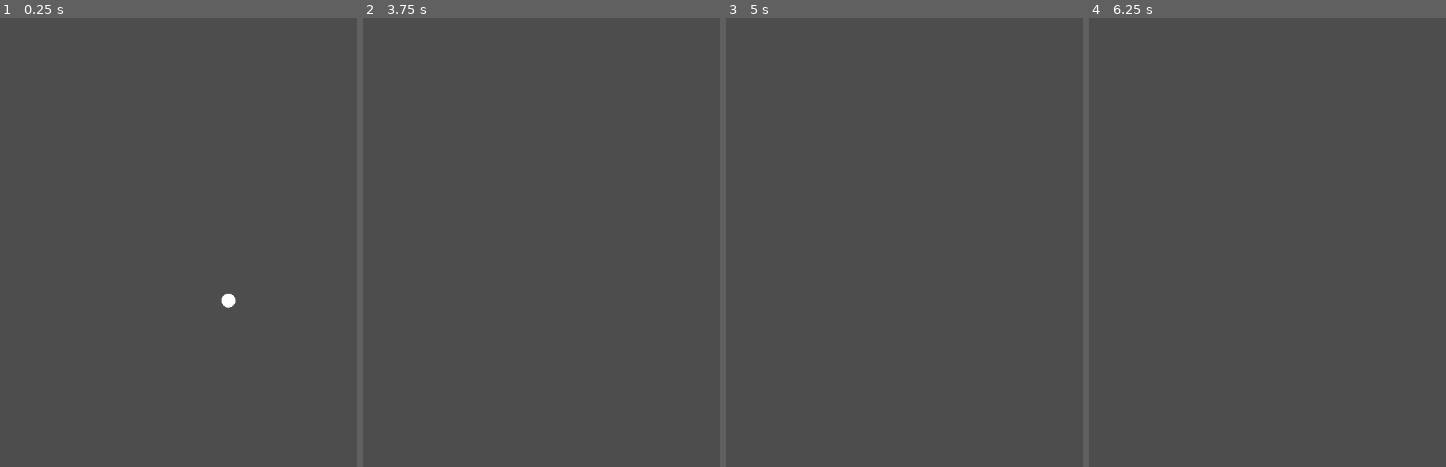
Above: before the commit, frames 1-4 (left to right).
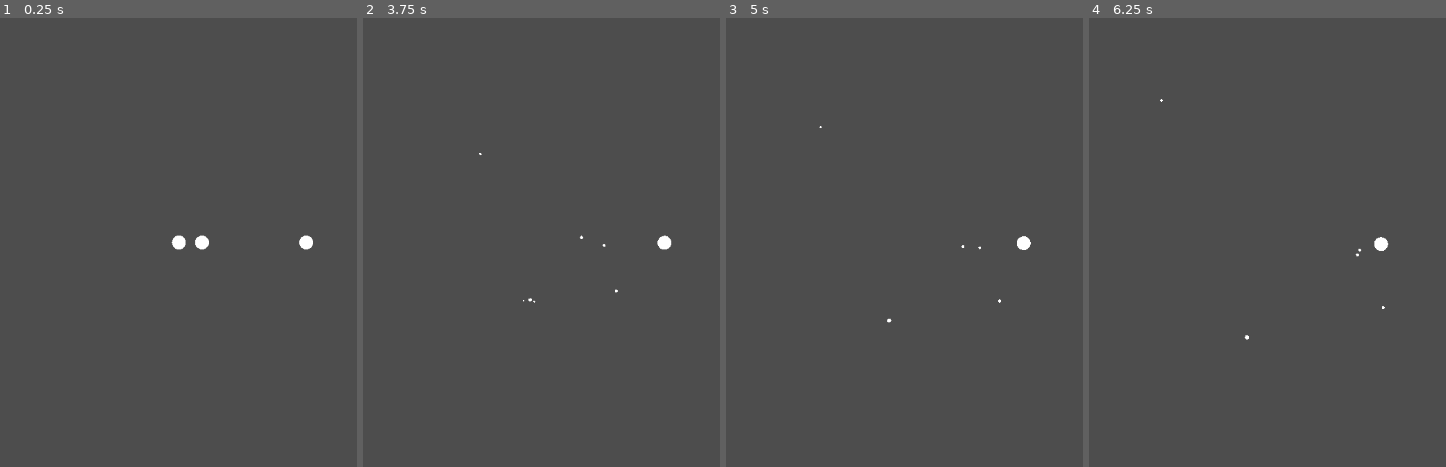
Above: after the commit, the same moments.

Repository: gurung-pawan/gravity
Game: Godot game, scene res://scenes/game.tscn
Two runs of this game, one before a commit and one after it. Both use one fixed random seed, a clock stepped at 60 frames per second and the inputs below.
Inputs:
- Up to frame 1 (0.25 s): no input
- Up to frame 2 (3.75 s): tap Enter at 2.75 s
- Up to frame 3 (5 s): no input
- Up to frame 4 (6.25 s): no input

The runs differ from the first frame. In frame 1, 0.4% of the frame differs, in the area x 47-88%, y 48-65%; in frame 2, 0.1%; in frame 3, 0.1%; in frame 4, 0.1%.

Commit message:
Made fragmentation behavior

Diff:
--- a/backend/Physics.gd
+++ b/backend/Physics.gd
@@ -4,6 +4,8 @@
 static var min_frag = SimConfig.MINIMUM_FRAGMENTATION
 static var max_frag = SimConfig.MAXIMUM_FRAGMENTATION
 static var eps = SimConfig.EPSILON
+static var minimum_mass = SimConfig.MINIMUM_MASS_FOR_FRAGMENTATION
+static var minimum_radius = SimConfig.MINIMUM_RADIUS_FOR_FRAGMENTATION
 
 static func rotate_vector(v: Vector2, t: float) -> Vector2:
 	return Vector2(
@@ -11,11 +13,34 @@
 		v.x * sin(t) + v.y * cos(t)
 	)
 
+static func get_random_sum_array(sum: float, length: int, minimum: float) -> Array:
+
+	var remaining = sum - length * minimum
+	var nums = []
+	var total = 0.0
+
+	for i in length:
+		var v = randf()
+		nums.append(v)
+		total += v
+
+	var result = []
+	var running_sum = 0.0
+
+	for i in length - 1:
+		var val = minimum + (nums[i] / total) * remaining
+		result.append(val)
+		running_sum += val
+
+	result.append(sum - running_sum)
+
+	return result
+
 static func get_momentum(body: Body) -> Vector2:
 	return body.mass * body.velocity
 
 static func get_gravitational_bind_energy(body: Body) -> float:
-	return G * body.mass / body.radius
+	return G * (body.mass ** 2) / body.radius
 
 static func get_kinetic_energy(body_1: Body, body_2: Body) -> float:
 	var reduced_mass = (body_1.mass * body_2.mass) / (body_1.mass + body_2.mass)
@@ -25,6 +50,37 @@
 
 static func fragment_bodies(body_1: Body, body_2: Body):
 	var results = []
+
+	var relative_velocity = body_1.velocity - body_2.velocity
+
+	var total_radius = sqrt(body_1.radius ** 2 + body_2.radius ** 2)
+	var total_mass = body_1.mass + body_2.mass
+
+	if total_mass < minimum_mass or total_radius < minimum_radius:
+		return results
+
+	var amount_of_fragments = randi_range(min_frag, max_frag)
+
+	var mass_allocation = get_random_sum_array(total_mass, amount_of_fragments, minimum_mass)
+	var radius_allocation = get_random_sum_array(total_radius, amount_of_fragments, minimum_radius)
+
+	var collision_point = (body_1.position + body_2.position) / 2.0
+
+	for i in amount_of_fragments:
+		var theta = randf_range(-PI, PI)
+		var velocity = rotate_vector(relative_velocity, theta) * randf_range(eps, 0.7)
+
+		var r = total_radius * sqrt(randf())
+		var offset = Vector2(r * cos(theta), r * sin(theta))
+		var position = collision_point + (2 * offset)
+
+		results.append({
+			"mass": mass_allocation[i],
+			"radius": radius_allocation[i],
+			"position": position,
+			"velocity": velocity
+		})
+
 	return results
 
 static func merge_bodies(body_1: Body, body_2: Body):
--- a/backend/SimConfig.gd
+++ b/backend/SimConfig.gd
@@ -3,15 +3,14 @@
 static var G: float = 1000.0
 static var MERGE_CONSTANT: float = 1.0
 static var EPSILON: float = 0.01
-static var TIME_SCALE: float = 5.0
-
+static var TIME_SCALE: float = 1.0
 
 static var PLANET_COMPACTNESS_THRESHOLD: float = 200
 static var STAR_COMPACTNESS_THRESHOLD: float = 500
 static var BLACK_HOLE_COMPACTNESS_THRESHOLD: float = 2000
 static var MERGE_THRESHOLD: float = 1000
 
-static var MINIMUM_FRAGMENTATION: float = 5
-static var MAXIMUM_FRAGMENTATION: float = 15
-static var MINIMUM_MASS_FOR_FRAGMENTATION: float = 2
-static var MINIMUM_RADIUS_FOR_FRAGMENTATION: float = 3
+static var MINIMUM_FRAGMENTATION: float = 15
+static var MAXIMUM_FRAGMENTATION: float = 30
+static var MINIMUM_MASS_FOR_FRAGMENTATION: float = 5
+static var MINIMUM_RADIUS_FOR_FRAGMENTATION: float = 5
--- a/frontend/game.gd
+++ b/frontend/game.gd
@@ -22,9 +22,9 @@
 	self.bodies.erase(_id)
 
 func _ready() -> void:
-	var id1 = Sim.make_body(100, 20, Vector2(0, 0), Vector2(100, 0), Body.BodyType.SMALL_BODY)
-	var id2 = Sim.make_body(100, 30, Vector2(100, 0), Vector2(0, 0), Body.BodyType.BLACK_HOLE)
-	var id3 = Sim.make_body(100, 20, Vector2(200, 0), Vector2(0, 40), Body.BodyType.SMALL_BODY)
+	var id1 = Sim.make_body(100, 20, Vector2(0, 0), Vector2(130, 0), Body.BodyType.SMALL_BODY)
+	var id2 = Sim.make_body(100, 20, Vector2(100, 0), Vector2(0, 0), Body.BodyType.SMALL_BODY)
+	var id3 = Sim.make_body(200, 20, Vector2(400, 0), Vector2(0, 0), Body.BodyType.SMALL_BODY)
 	add_body(Sim.get_body_by_id(id1))
 	add_body(Sim.get_body_by_id(id2))
 	add_body(Sim.get_body_by_id(id3))
